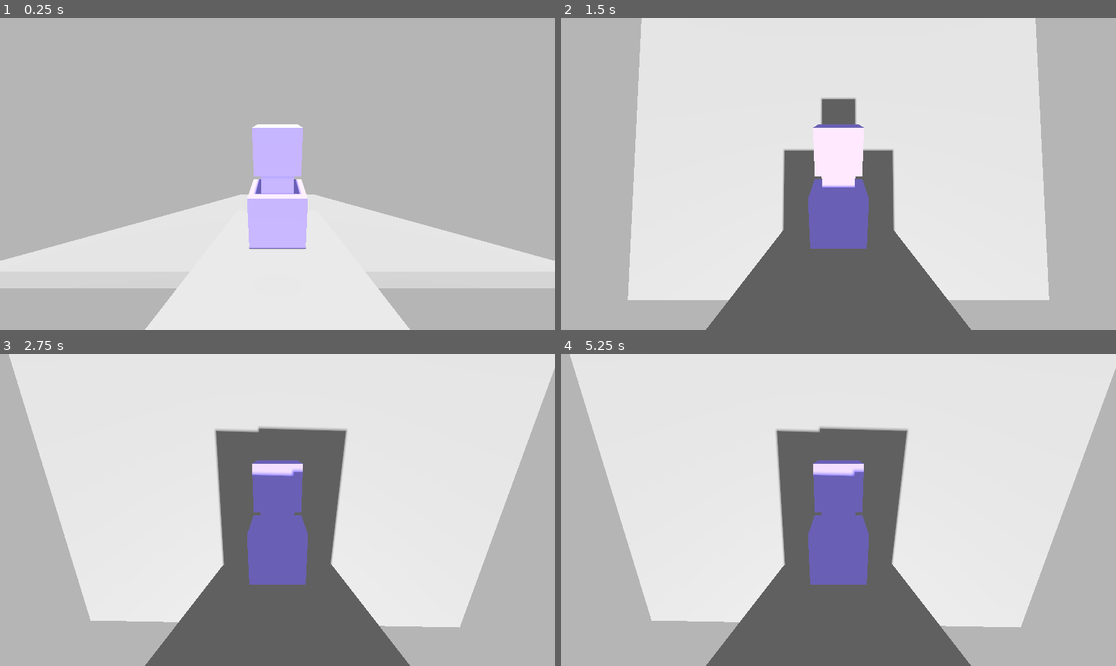
Above: before the commit, frames 1-4 (two rows, left to right).
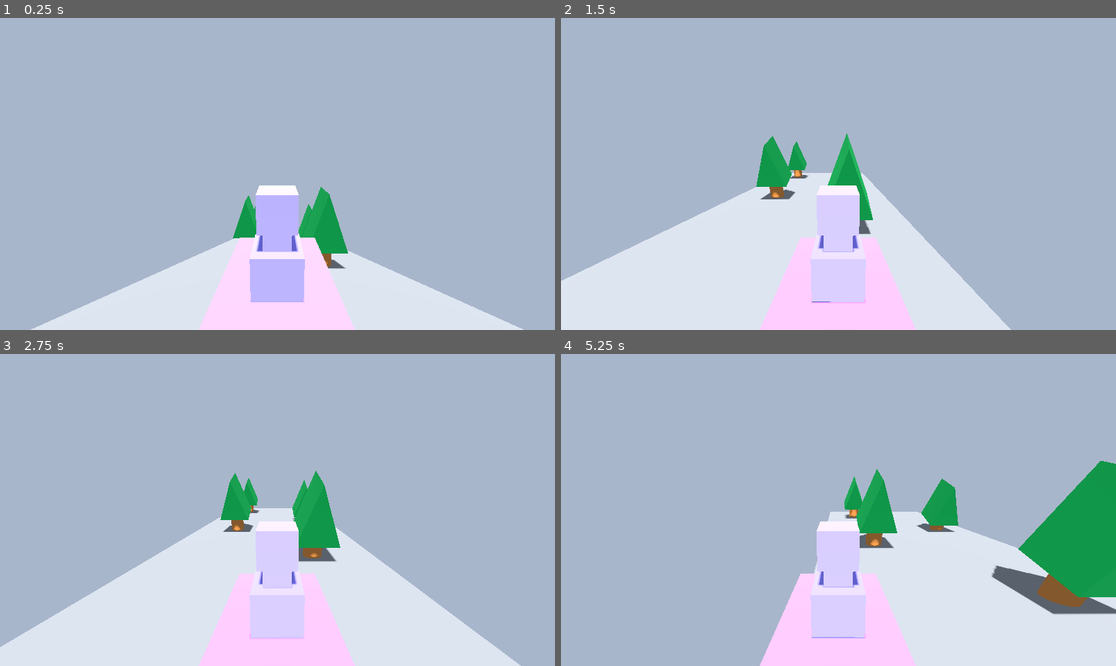
Above: after the commit, the same moments.

Repository: JMeyers215/Mini-Games
Game: Godot game, scene res://Collisions Game/Scenes/Collisions.tscn
Same seed, same stepped clock (60 frames per second), same inputs: the game is played once before the commit and once after it. This scene is started directly instead of the project's main scene.
Inputs (mouse positions are in pixels of both pictures, inside the frame that each line leads up to):
- Up to frame 1 (0.25 s): no input
- Up to frame 2 (1.5 s): move the mouse to (960, 158) at 0.52 s; hold Right 0.53-1.28 s; click (960, 158) at 0.67 s; move the mouse to (727, 189) at 1.27 s; hold Left from 1.28 s (still down)
- Up to frame 3 (2.75 s): move the mouse to (333, 441) at 2.02 s; release Left at 2.03 s; hold Right from 2.03 s (still down)
- Up to frame 4 (5.25 s): move the mouse to (810, 572) at 2.77 s; click (810, 572) at 2.92 s; move the mouse to (1005, 556) at 3.52 s; release Right at 3.53 s; hold Left from 3.53 s (still down); move the mouse to (672, 463) at 4.27 s; move the mouse to (866, 510) at 5.02 s; click (866, 510) at 5.17 s

The runs differ from the first frame. In frame 1, 23% of the frame differs, in the area x 0-100%, y 34-100%; in frame 2, 67%; in frame 3, 76%; in frame 4, 81%, in the area x 1-100%, y 0-100%.

Commit message:
Final Mini-Game Commit
Finished the collision mini-game project, and this commit contains all of the edits made as a part of that.

Diff:
--- a/Collisions Game/Scenes/Collisions.tscn
+++ b/Collisions Game/Scenes/Collisions.tscn
@@ -1,20 +1,32 @@
-[gd_scene load_steps=7 format=3 uid="uid://bbqpwo6jpjwer"]
+[gd_scene load_steps=12 format=3 uid="uid://bbqpwo6jpjwer"]
+
+[ext_resource type="Script" path="res://Collisions Game/Scripts/PlayerMovement.gd" id="1_3qxoh"]
+[ext_resource type="PackedScene" uid="uid://cn7r303eyqmgb" path="res://Collisions Game/Scenes/tree.tscn" id="2_ji4pf"]
 
 [sub_resource type="BoxMesh" id="BoxMesh_sbpbt"]
 
 [sub_resource type="BoxShape3D" id="BoxShape3D_l302k"]
+
+[sub_resource type="PhysicsMaterial" id="PhysicsMaterial_ssw6i"]
+friction = 0.0
 
 [sub_resource type="BoxMesh" id="BoxMesh_qvcaw"]
 
 [sub_resource type="StandardMaterial3D" id="StandardMaterial3D_a42e5"]
 albedo_color = Color(0.589747, 0.538977, 1, 1)
 
+[sub_resource type="BoxMesh" id="BoxMesh_28kku"]
+
+[sub_resource type="StandardMaterial3D" id="StandardMaterial3D_526jk"]
+albedo_color = Color(1, 0.494118, 1, 1)
+
 [sub_resource type="BoxShape3D" id="BoxShape3D_i7pyy"]
-size = Vector3(1.34343, 2.78681, 1.32221)
+size = Vector3(3.22427, 3.0925, 6.33707)
 
 [sub_resource type="Environment" id="Environment_rg63j"]
 background_mode = 1
-background_color = Color(0.709804, 0.709804, 0.709804, 1)
+background_color = Color(0.658824, 0.713726, 0.796078, 1)
+ambient_light_color = Color(0.54902, 0.729412, 0.8, 1)
 
 [node name="Main" type="Node3D"]
 transform = Transform3D(1, 0, 0, 0, 1, 0, 0, 0, 1, -0.00126457, 0.0087676, 0.000712395)
@@ -23,39 +35,46 @@
 transform = Transform3D(12, 0, 0, 0, 0.281908, 10.2606, 0, -0.102606, 28.1908, 0, 0, 0)
 
 [node name="MeshInstance3D" type="MeshInstance3D" parent="Ground"]
+transform = Transform3D(1, 0, 0, 0, 1, 0, 0, 0, 1, 0, 0, 0)
 mesh = SubResource("BoxMesh_sbpbt")
 
 [node name="CollisionShape3D" type="CollisionShape3D" parent="Ground"]
 shape = SubResource("BoxShape3D_l302k")
 
 [node name="Player" type="RigidBody3D" parent="."]
-transform = Transform3D(1, 0, 0, 0, 1, 0, 0, 0, 1, 4.76837e-07, 7.65016, 12.5994)
+transform = Transform3D(1, 0, 0, 0, 1, 0, 0, 0, 1, 0, 8, 12)
+physics_material_override = SubResource("PhysicsMaterial_ssw6i")
+max_contacts_reported = 3
+contact_monitor = true
+script = ExtResource("1_3qxoh")
 
 [node name="MeshInstance3D" type="MeshInstance3D" parent="Player"]
+transform = Transform3D(1, 0, 0, 0, 0.999436, -0.0335738, 0, 0.0335738, 0.999436, 0, -0.106781, 0.0177746)
 mesh = SubResource("BoxMesh_qvcaw")
 surface_material_override/0 = SubResource("StandardMaterial3D_a42e5")
 
 [node name="MeshInstance3D3" type="MeshInstance3D" parent="Player"]
-transform = Transform3D(1.28521, 0, 0, 0, 1.28521, 0, 0, 0, 1.28521, 0, -1.59168, 0)
+transform = Transform3D(1.28521, 0, 0, 0, 1.28449, -0.0431494, 0, 0.0431494, 1.28449, 0, -1.72892, 0.0228443)
 mesh = SubResource("BoxMesh_qvcaw")
 surface_material_override/0 = SubResource("StandardMaterial3D_a42e5")
 
 [node name="MeshInstance3D2" type="MeshInstance3D" parent="Player"]
-transform = Transform3D(0.727604, 0, 0, 0, 0.727604, 0, 0, 0, 0.727604, 0, -0.734505, 0)
+transform = Transform3D(0.727604, 0, 0, 0, 0.727194, -0.0244284, 0, 0.0244284, 0.727194, 0, -0.812199, 0.0129328)
 mesh = SubResource("BoxMesh_qvcaw")
 surface_material_override/0 = SubResource("StandardMaterial3D_a42e5")
 
 [node name="MeshInstance3D4" type="MeshInstance3D" parent="Player"]
-transform = Transform3D(3.18746, 0, 0, 0, 0.0777017, 1.34858, 0, -0.0176748, 5.92862, 4.76837e-07, -2.32287, 0.245458)
-mesh = SubResource("BoxMesh_sbpbt")
+transform = Transform3D(3.18746, 0, 0, 0, 0.0796614, 0.152791, 0, -0.00200254, 6.07815, -0.00681686, -2.29693, -0.0121126)
+mesh = SubResource("BoxMesh_28kku")
 skeleton = NodePath("../../Ground")
+surface_material_override/0 = SubResource("StandardMaterial3D_526jk")
 
 [node name="CollisionShape3D" type="CollisionShape3D" parent="Player"]
-transform = Transform3D(1, 0, 0, 0, 1, 0, 0, 0, 1, 0, -0.841793, 0)
+transform = Transform3D(0.999997, -0.00246873, -0.000510915, 0.0024693, 0.999996, 0.00111687, 0.000508147, -0.00111813, 0.999999, 0.000155449, -0.924652, 0.02777)
 shape = SubResource("BoxShape3D_i7pyy")
 
 [node name="Camera3D" type="Camera3D" parent="Player"]
-transform = Transform3D(1, 0, 0, 0, 0.955983, 0.293423, 0, -0.293423, 0.955983, 0, 0.80177, 4.57457)
+transform = Transform3D(1, 0, 0, 0, 0.991408, 0.130803, 0, -0.130803, 0.991408, 0.00663185, 1.4696, 5.11545)
 
 [node name="DirectionalLight3D" type="DirectionalLight3D" parent="."]
 transform = Transform3D(1, 0, 0, 0, 0.294691, 0.955593, 0, -0.955593, 0.294691, 0, 12.2337, 4.83663)
@@ -63,3 +82,17 @@
 
 [node name="WorldEnvironment" type="WorldEnvironment" parent="."]
 environment = SubResource("Environment_rg63j")
+
+[node name="Tree" parent="." instance=ExtResource("2_ji4pf")]
+transform = Transform3D(1, 0, 0, 0, 1, 0, 0, 0, 1, -2.61912, 1.60897, 0)
+
+[node name="Tree2" parent="." instance=ExtResource("2_ji4pf")]
+transform = Transform3D(1, 0, 0, 0, 1, 0, 0, 0, 1, 3.47764, -0.326722, -3.93745)
+
+[node name="Tree3" parent="." instance=ExtResource("2_ji4pf")]
+transform = Transform3D(1, 0, 0, 0, 1, 0, 0, 0, 1, 2.65453, 3.54566, 5.95318)
+
+[node name="Tree4" parent="." instance=ExtResource("2_ji4pf")]
+transform = Transform3D(1, 0, 0, 0, 1, 0, 0, 0, 1, -3.07764, -2.1879, -10.3491)
+
+[connection signal="body_entered" from="Player" to="Player" method="_on_body_entered"]
--- /dev/null
+++ b/Collisions Game/Scenes/tree.tscn
@@ -0,0 +1,30 @@
+[gd_scene load_steps=6 format=3 uid="uid://cn7r303eyqmgb"]
+
+[sub_resource type="CylinderMesh" id="CylinderMesh_gna38"]
+
+[sub_resource type="StandardMaterial3D" id="StandardMaterial3D_kxkmx"]
+albedo_color = Color(0.792157, 0.494118, 0.231373, 1)
+
+[sub_resource type="PrismMesh" id="PrismMesh_i3pjn"]
+
+[sub_resource type="StandardMaterial3D" id="StandardMaterial3D_g4iyy"]
+albedo_color = Color(0, 0.443137, 0.2, 1)
+
+[sub_resource type="CylinderShape3D" id="CylinderShape3D_0isgq"]
+height = 2.85217
+
+[node name="Tree" type="StaticBody3D" groups=["Tree"]]
+transform = Transform3D(1, 0, 0, 0, 1, 0, 0, 0, 1, 0, 3.43011, 0)
+
+[node name="MeshInstance3D" type="MeshInstance3D" parent="."]
+transform = Transform3D(1, 0, 0, 0, 1.57111, 0, 0, 0, 1, -0.006, 0.137582, 0)
+mesh = SubResource("CylinderMesh_gna38")
+surface_material_override/0 = SubResource("StandardMaterial3D_kxkmx")
+
+[node name="MeshInstance3D2" type="MeshInstance3D" parent="."]
+transform = Transform3D(2.18799, 0, 0, 0, 3.18449, 0, 0, 0, 2.06429, 0, 1.66216, 0)
+mesh = SubResource("PrismMesh_i3pjn")
+surface_material_override/0 = SubResource("StandardMaterial3D_g4iyy")
+
+[node name="CollisionShape3D" type="CollisionShape3D" parent="."]
+shape = SubResource("CylinderShape3D_0isgq")
--- /dev/null
+++ b/Collisions Game/Scripts/PlayerMovement.gd
@@ -0,0 +1,15 @@
+extends RigidBody3D
+
+@export var move_speed : float = 4.0
+
+# Called every frame. 'delta' is the elapsed time since the previous frame.
+func _physics_process(delta):
+	if Input.is_key_pressed(KEY_LEFT):
+		linear_velocity.x = -move_speed
+	if Input.is_key_pressed(KEY_RIGHT):
+		linear_velocity.x = move_speed
+
+
+func _on_body_entered(body):
+	if body.is_in_group("Tree"):
+		get_tree().reload_current_scene()
